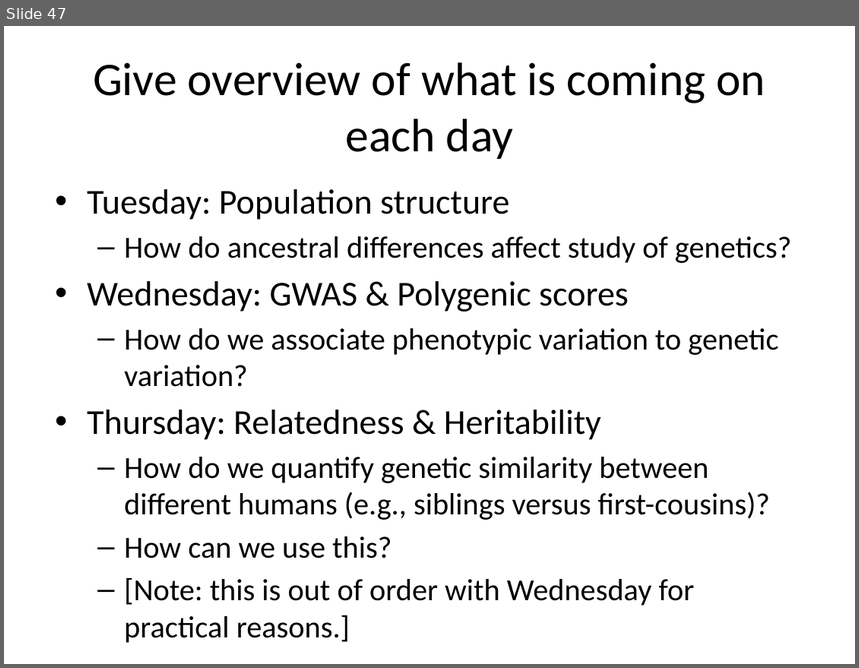
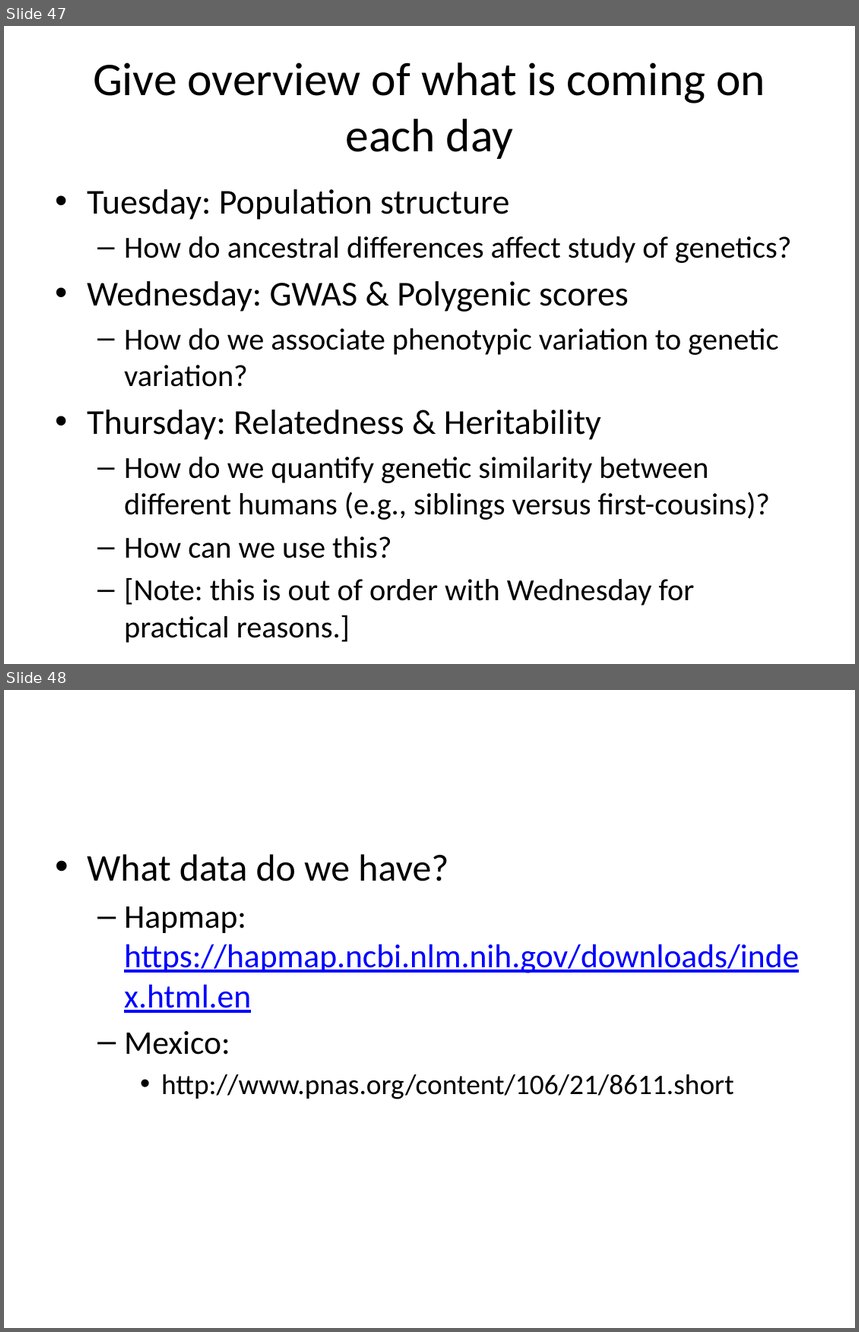
Before and after one commit to ben-domingue/mex-gw-workshop, a slide deck: talks/Domingue-mx1.pptx. Shown one above the other, each under a label of ours: slide 47 before the commit, slides 47 and 48 after it. The pictures are 859x668 and 859x1332 pixels, drawn with LibreOffice and Linux fonts; fonts in the diff are those of the drawing. Boxes give left, top, right and bottom in pixels: in the first picture for what was removed or moved away, otherwise in the second. Text is boxed around its words. In the diff, an @@ line names an element or a change of style, - is before the commit and + after.

```diff
--- a/talks/Domingue-mx1.pptx
+++ b/talks/Domingue-mx1.pptx
@@ slide 48 added at (4, 690, 855, 1328), background #FFFFFF @@
@@ text added at (87, 854, 799, 1100), 28 pt, text #000000 @@
+• What data do we have?
+  – Hapmap: https://hapmap.ncbi.nlm.nih.gov/downloads/index.html.en
+  – Mexico:
+    • http://www.pnas.org/content/106/21/8611.short
```
Also in this commit, not shown: 3 slides changed, 2 other files.
